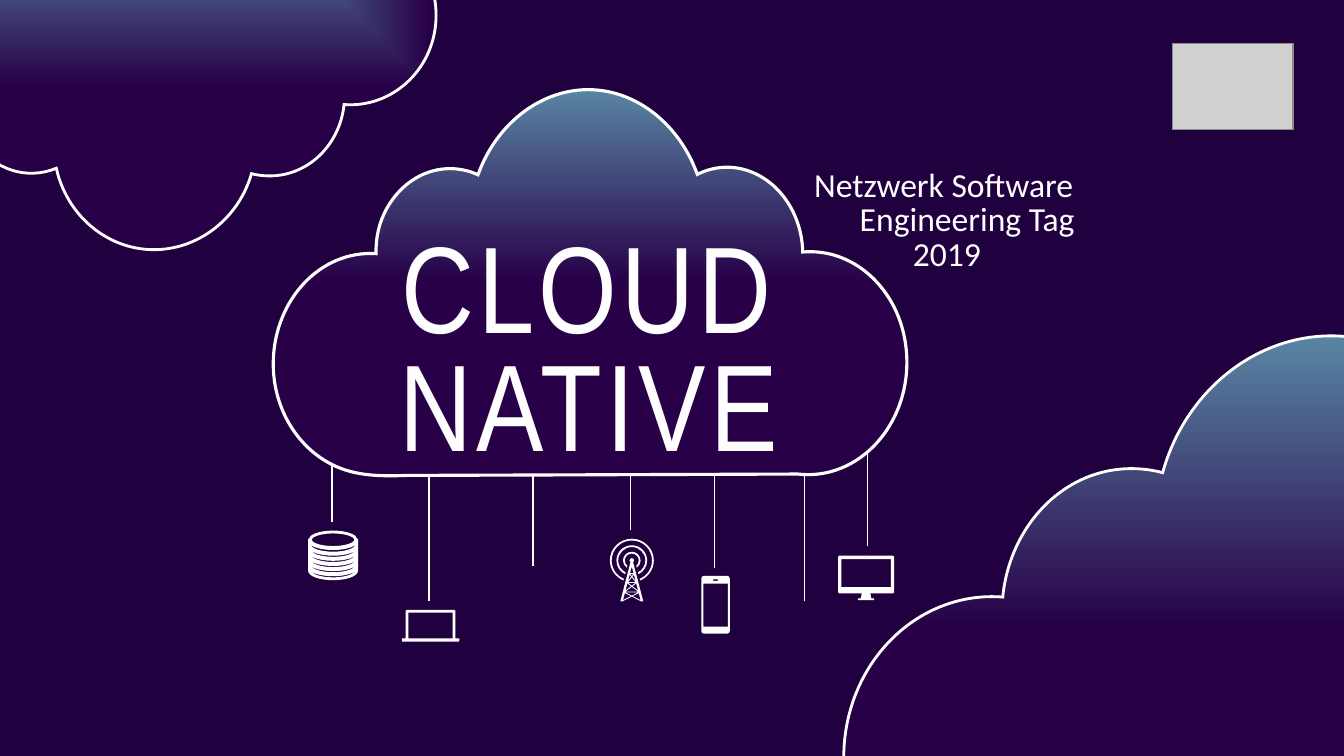
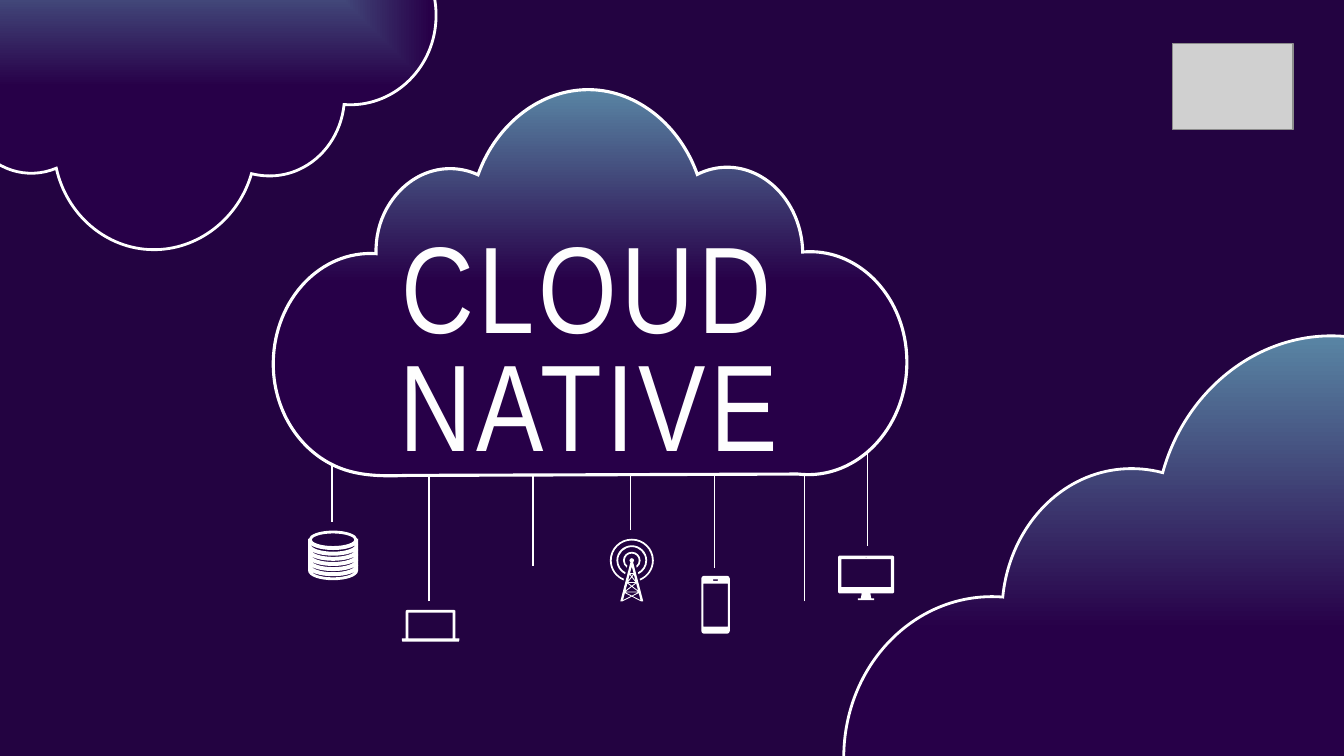
Before and after one commit to MaibornWolff/serverless-handson, a slide deck: slide 1 of slides/Serverless - Intro.pptx. Drawn at 1344x756 pixels with LibreOffice and Linux fonts; fonts in the diff are those of the drawing; grey boxes stand for pictures. Boxes give left, top, right and bottom in pixels: in the first picture for what was removed or moved away, otherwise in the second. Text is boxed around its words. In the diff, an @@ line names an element or a change of style, - is before the commit and + after.

```diff
--- a/slides/Serverless - Intro.pptx
+++ b/slides/Serverless - Intro.pptx
@@ text removed at box(814, 173, 1075, 267) @@
-Netzwerk Software
-Engineering Tag
-2019
```
Also in this commit, not shown: 1 other slide changed, 1 slide removed, 1 other file.
